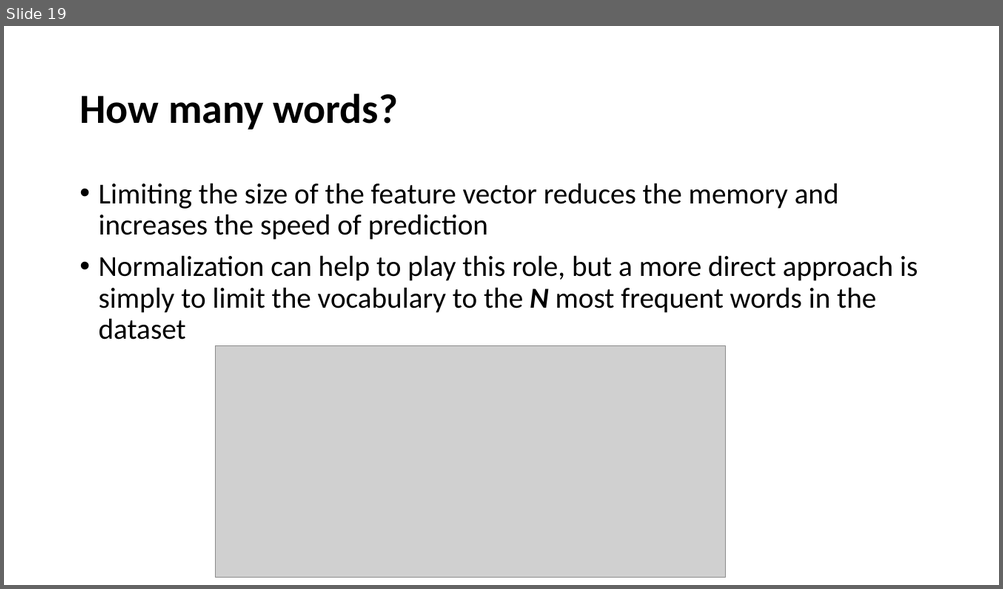
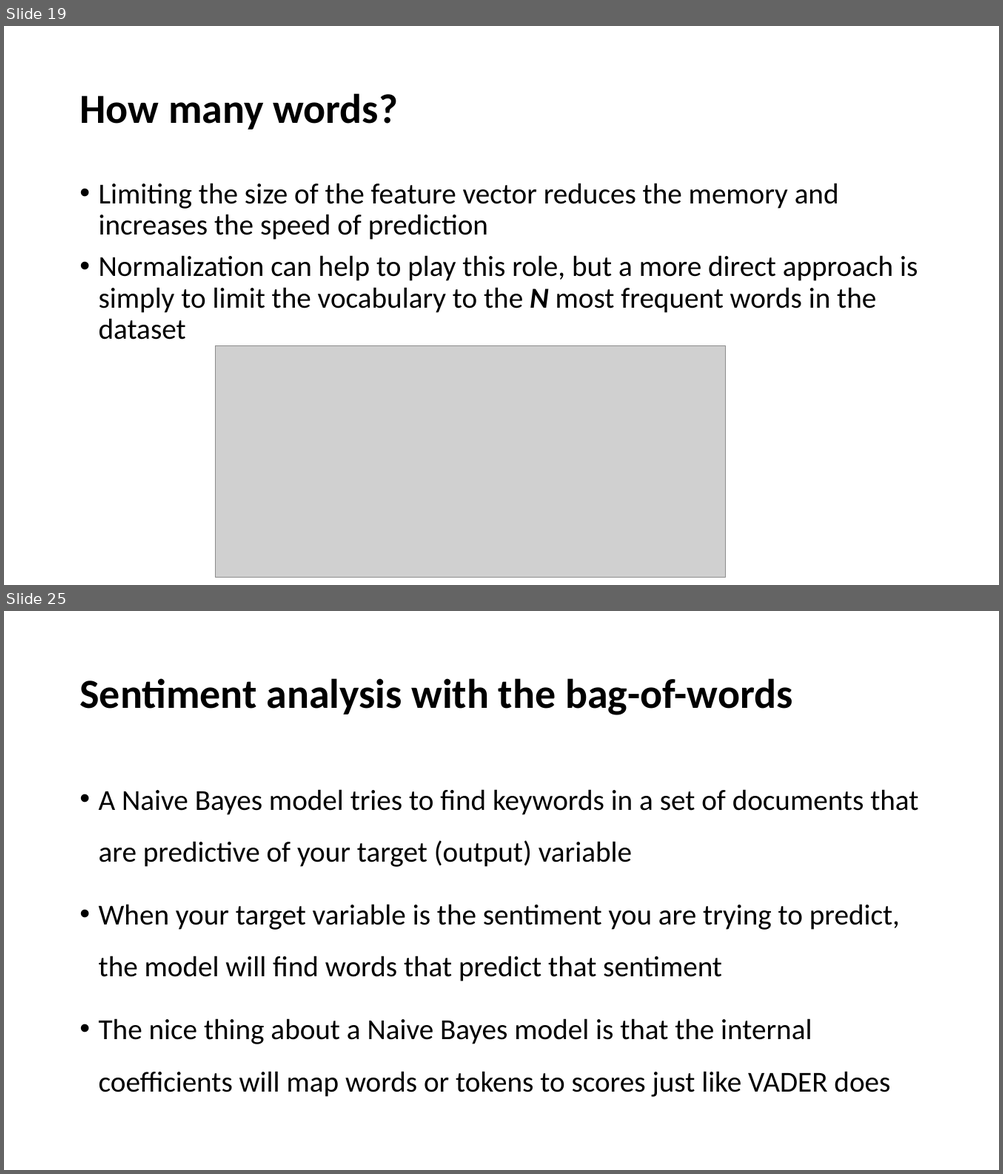
Before and after one commit to YeabinMoonEcon/BUS211, a slide deck: BUS243_NLP/lecture_notes/Lecture2.pptx. Shown one above the other, each under a label of ours: slide 19 before the commit, slides 19 and 25 after it; the slides between them are not shown. The pictures are 1003x589 and 1003x1174 pixels, drawn with LibreOffice and Linux fonts; fonts in the diff are those of the drawing; grey boxes stand for pictures. Boxes give left, top, right and bottom in pixels: in the first picture for what was removed or moved away, otherwise in the second. Text is boxed around its words. In the diff, an @@ line names an element or a change of style, - is before the commit and + after.

```diff
--- a/BUS243_NLP/lecture_notes/Lecture2.pptx
+++ b/BUS243_NLP/lecture_notes/Lecture2.pptx
@@ slide 25 added at (4, 611, 999, 1170), background #FFFFFF @@
@@ title added at (79, 678, 793, 715), 40 pt, text #000000, bold @@
+Sentiment analysis with the bag-of-words
@@ text added at (99, 789, 918, 1097), 28 pt, text #000000 @@
+• A Naive Bayes model tries to find keywords in a set of documents that are predictive of your target (output) variable
+• When your target variable is the sentiment you are trying to predict, the model will find words that predict that sentiment
+• The nice thing about a Naive Bayes model is that the internal coefficients will map words or tokens to scores just like VADER does
```
Also in this commit, not shown: 2 slides changed, 10 other slides added, 2 slides removed, 3 other files.
